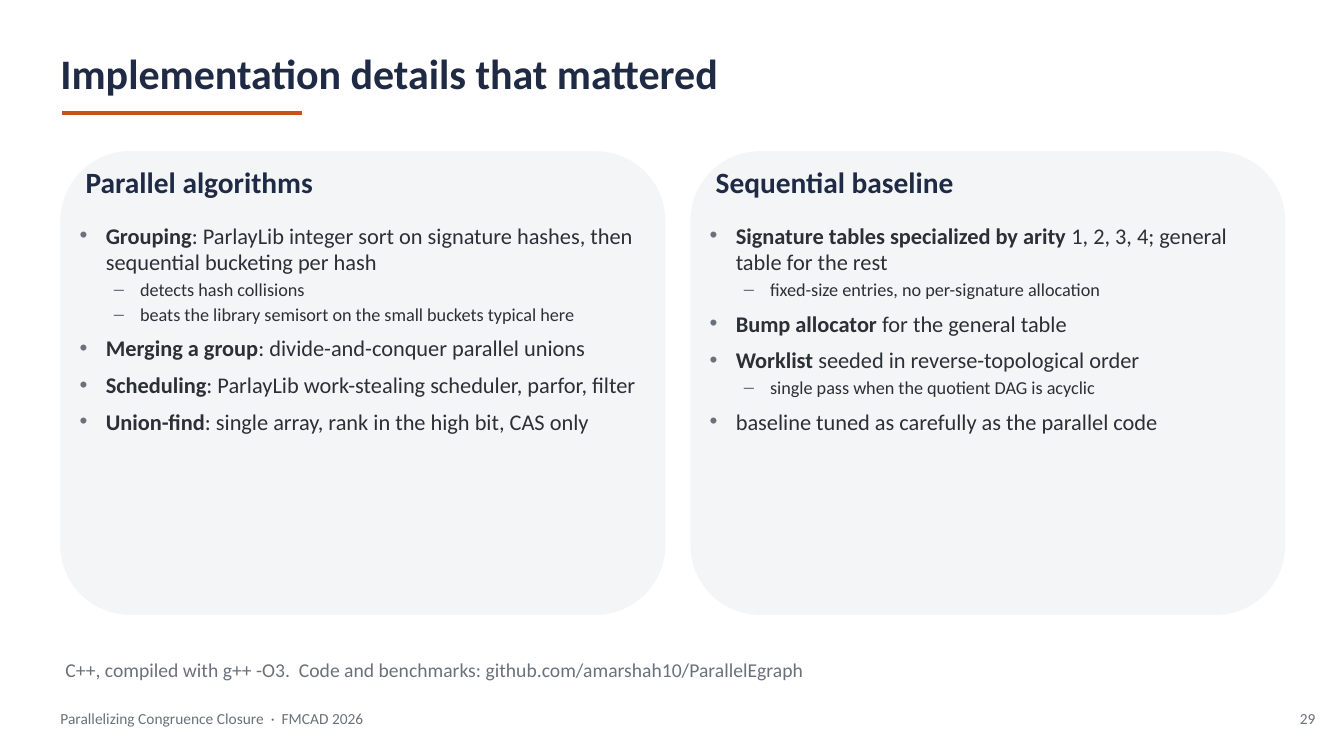
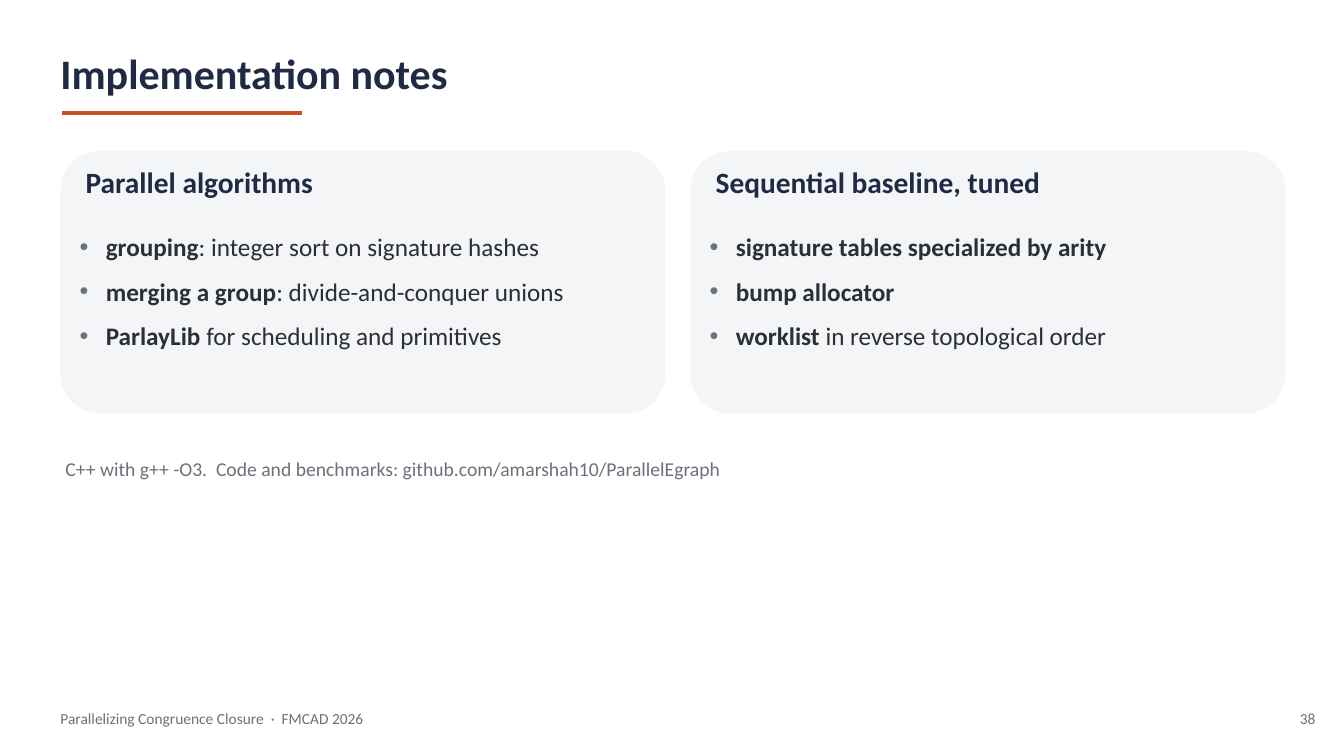
Before and after one commit to amarshah1/parallelcc-paper, a slide deck: slide 38 of slides/parallelcc-part1.pptx (slide 29 before the commit). Drawn at 1344x756 pixels with LibreOffice and Linux fonts; fonts in the diff are those of the drawing. Boxes give left, top, right and bottom in pixels: in the first picture for what was removed or moved away, otherwise in the second. Text is boxed around its words. In the diff, an @@ line names an element or a change of style, - is before the commit and + after.

Commit message:
Slide updates

```diff
--- a/slides/parallelcc-part1.pptx
+++ b/slides/parallelcc-part1.pptx
@@ text at box(60, 59, 448, 96): text changed @@
-Implementation details that mattered
+Implementation notes
@@ rounded rectangle: place and size @@
-rounded rectangle at box(60, 151, 665, 615)
+rounded rectangle at box(60, 151, 665, 413)
@@ rounded rectangle: place and size @@
-rounded rectangle at box(691, 151, 1286, 615)
+rounded rectangle at box(691, 151, 1286, 413)
@@ text at box(716, 172, 1040, 198): text changed @@
-Sequential baseline
+Sequential baseline, tuned
@@ text at box(106, 238, 564, 350): text changed; size 16 to 18 pt @@
-• Grouping: ParlayLib integer sort on signature hashes, then sequential bucketing per hash
-– detects hash collisions
-– beats the library semisort on the small buckets typical here
-• Merging a group: divide-and-conquer parallel unions
-• Scheduling: ParlayLib work-stealing scheduler, parfor, filter
-• Union-find: single array, rank in the high bit, CAS only
+• grouping: integer sort on signature hashes
+• merging a group: divide-and-conquer unions
+• ParlayLib for scheduling and primitives
@@ text at box(736, 238, 1106, 350): text changed; size 16 to 18 pt; bold on @@
-• Signature tables specialized by arity 1, 2, 3, 4; general table for the rest
-– fixed-size entries, no per-signature allocation
-• Bump allocator for the general table
-• Worklist seeded in reverse-topological order
-– single pass when the quotient DAG is acyclic
-• baseline tuned as carefully as the parallel code
+• signature tables specialized by arity
+• bump allocator
+• worklist in reverse topological order
@@ text at box(65, 462, 720, 480): text changed @@
-C++, compiled with g++ -O3. Code and benchmarks: github.com/amarshah10/ParallelEgraph
+C++ with g++ -O3. Code and benchmarks: github.com/amarshah10/ParallelEgraph
@@ text at box(1300, 713, 1316, 724): text changed @@
-29
+38
```
Also in this commit, not shown: 19 other slides changed, 13 slides added, 4 slides removed, 2 other files.
